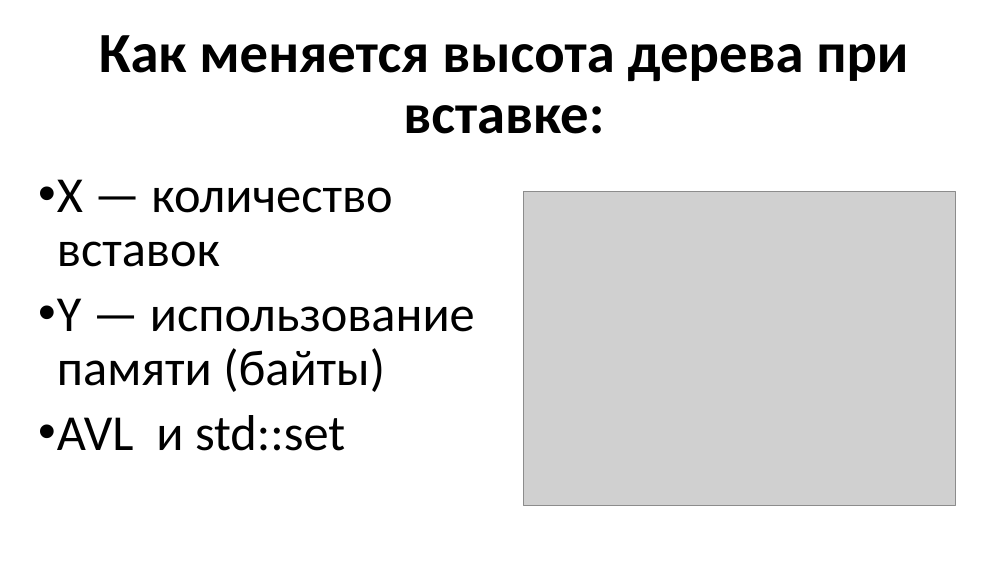
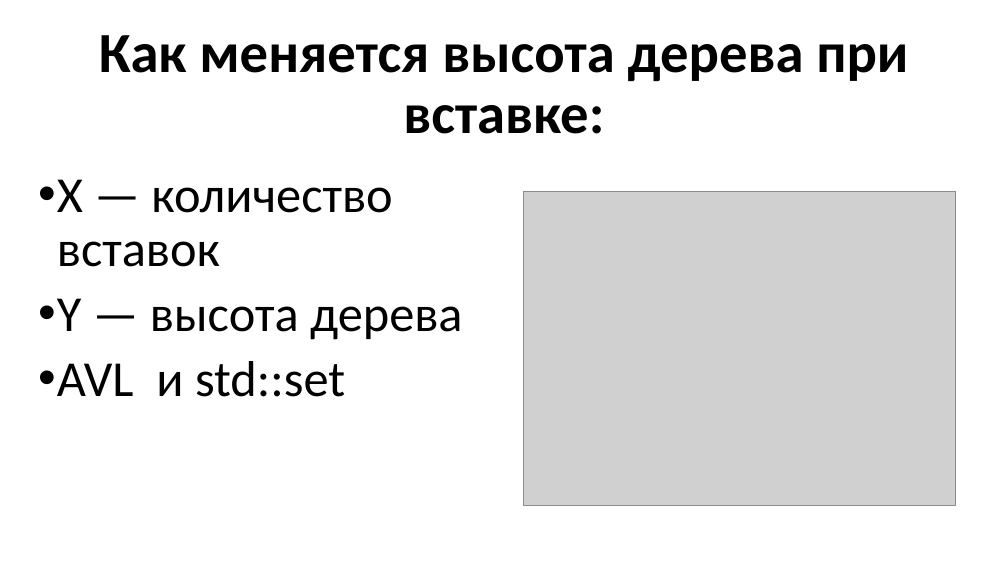
Before and after one commit to KiriTrip/summer, a slide deck: slide 12 of Всем добрый день!.pptx. Drawn at 1008x567 pixels with LibreOffice and Linux fonts; fonts in the diff are those of the drawing; grey boxes stand for pictures. Boxes give left, top, right and bottom in pixels: in the first picture for what was removed or moved away, otherwise in the second. Text is boxed around its words. In the diff, an @@ line names an element or a change of style, - is before the commit and + after.

Commit message:
вшшровпв

```diff
--- a/Всем добрый день!.pptx
+++ b/Всем добрый день!.pptx
@@ text at <box>57,298,462,340</box>: text changed @@
-• Y — использование памяти (байты)
+• Y — высота дерева
```
